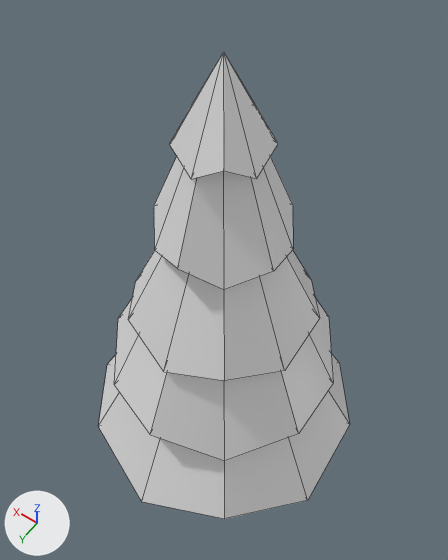
An edit to the Blender file Pine Tree/tree.blend, drawn before and after from the same camera.
One viewpoint serves both versions: a 50 mm lens placed at (-3.39, 4.74, 10.29), pointed at (0.17, -0.25, 2.46). The lights are fixed; the arrows at lower left show +X, +Y and +Z. Mesh edges are drawn as thin lines.
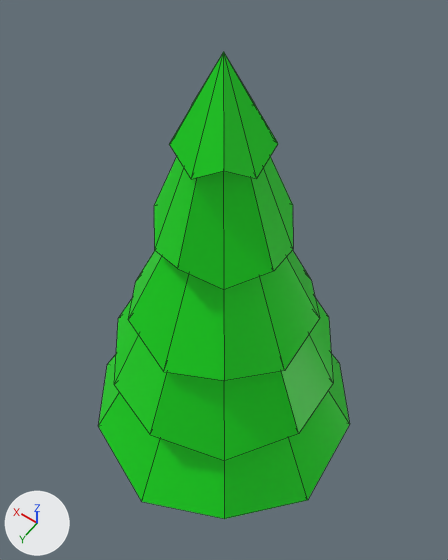
Commit message: Pine Tree
A Tree of the Pine form

Location of each change, [x1, y1, x2, y2] in pixels of the pictures (448 x 560 px):
part 1 of me_cylinder_002, recoloured (grey to green)
    both: [98, 52, 350, 519]

Edits to the bpy script that builds the scene:
```text
Add mat_material:
    mat_material = principled_material('Material')
    mat_material.base_color = (0.178, 0.114, 0.0578)  # brown #755f44
Add mat_material_001:
    mat_material_001 = principled_material('Material.001')
    mat_material_001.base_color = (0.0, 0.732, 0.00605)  # green #00de12
Change me_cylinder_002:
    where me_cylinder_002.from_pydata(...)  # 156 vertices, 143 faces, 5 loose edges; spans x -2.42..2.42, y -2.49..2.54, z -2.28..6.68
    used by ob_cylinder; location = (0.0, 0.0, 0.0)
    me_cylinder_002 part 1: 99 of the faces centred in x -1.79..1.79, y -1.71..1.7, z -0.57..6.09 switch from mat_tree (its picture is missing) to mat_material_001 (green #00de12)
    add me_cylinder_002.materials.append(mat_material)  # brown #755f44
```
